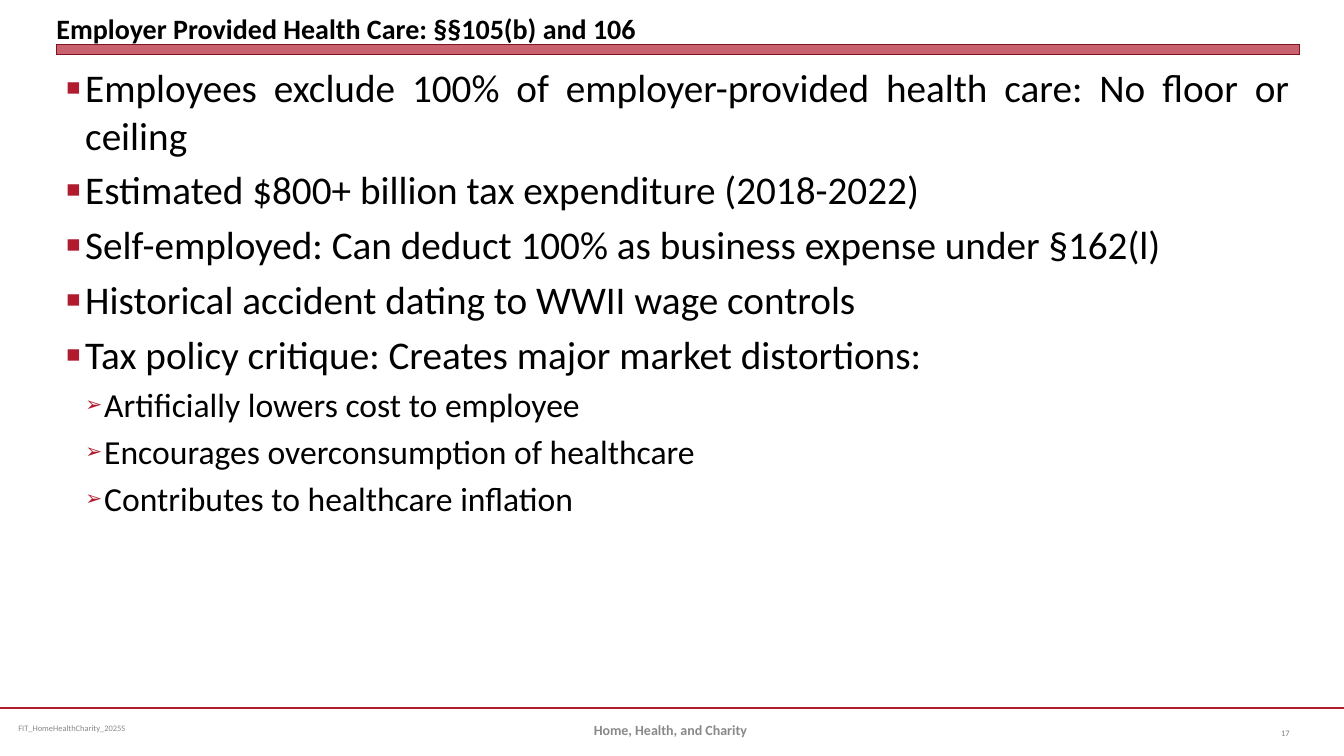
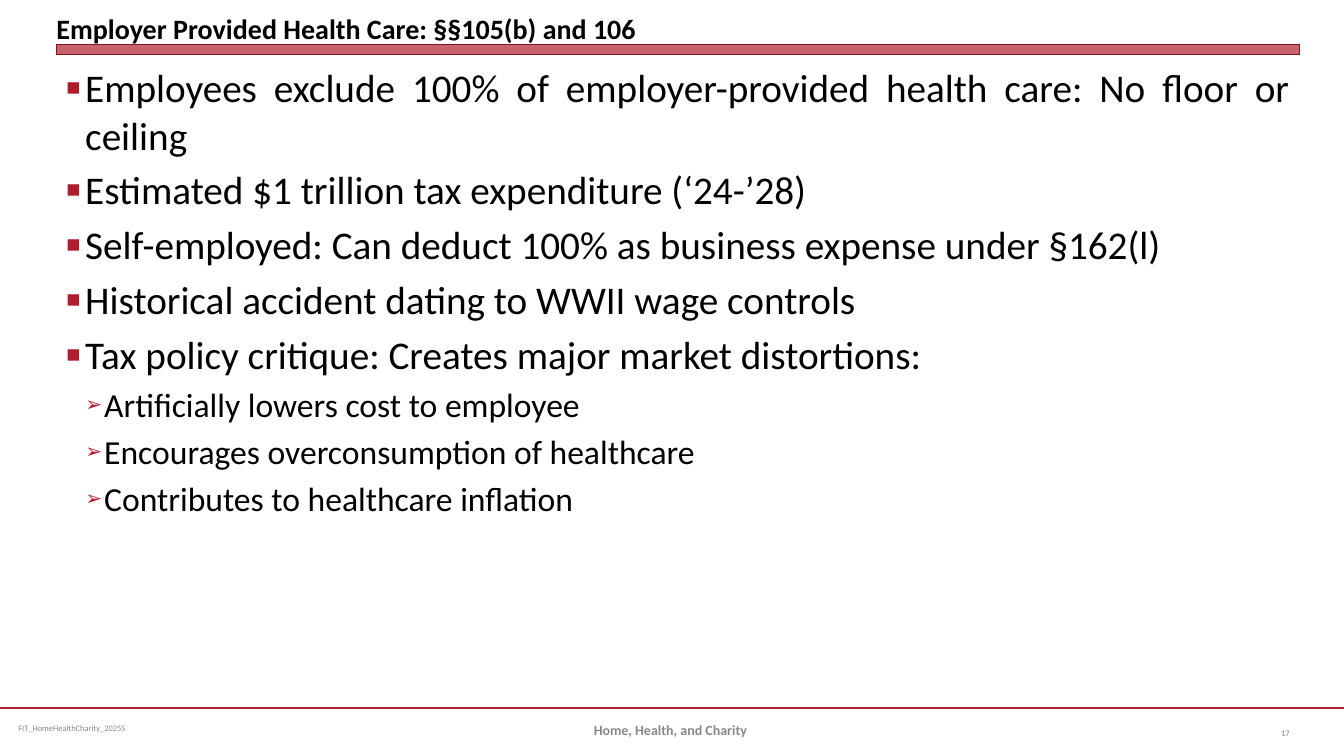
Before and after one commit to jmc877/Fed-Income-Tax, a slide deck: slide 17 of slides/FIT_HomeHealthCharity_2025S.pptx. Drawn at 1344x756 pixels with LibreOffice and Linux fonts; fonts in the diff are those of the drawing. Boxes give left, top, right and bottom in pixels: in the first picture for what was removed or moved away, otherwise in the second. Text is boxed around its words. In the diff, an @@ line names an element or a change of style, - is before the commit and + after.

```diff
--- a/slides/FIT_HomeHealthCharity_2025S.pptx
+++ b/slides/FIT_HomeHealthCharity_2025S.pptx
@@ text at bbox=[85, 175, 806, 211]: text changed @@
-■ Estimated $800+ billion tax expenditure (2018-2022)
+■ Estimated $1 trillion tax expenditure (‘24-’28)
```
Also in this commit, not shown: 1 slide added.
